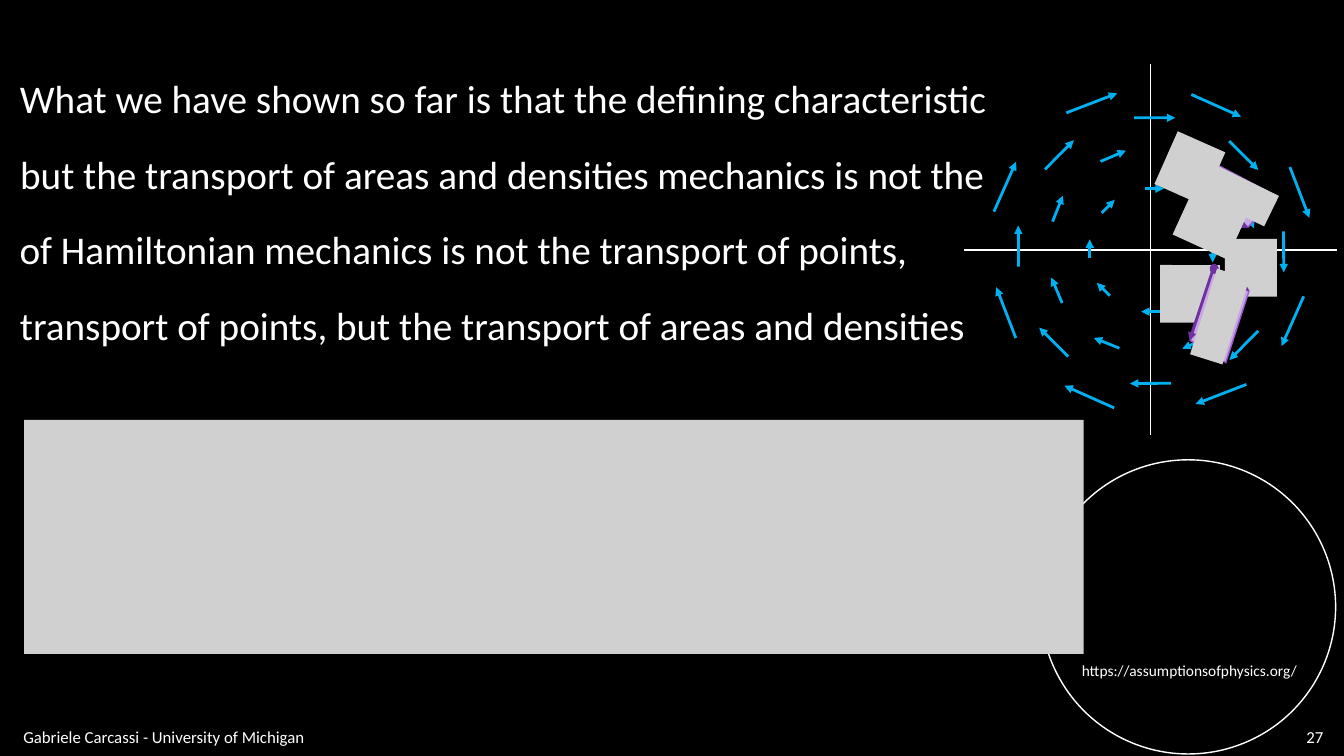
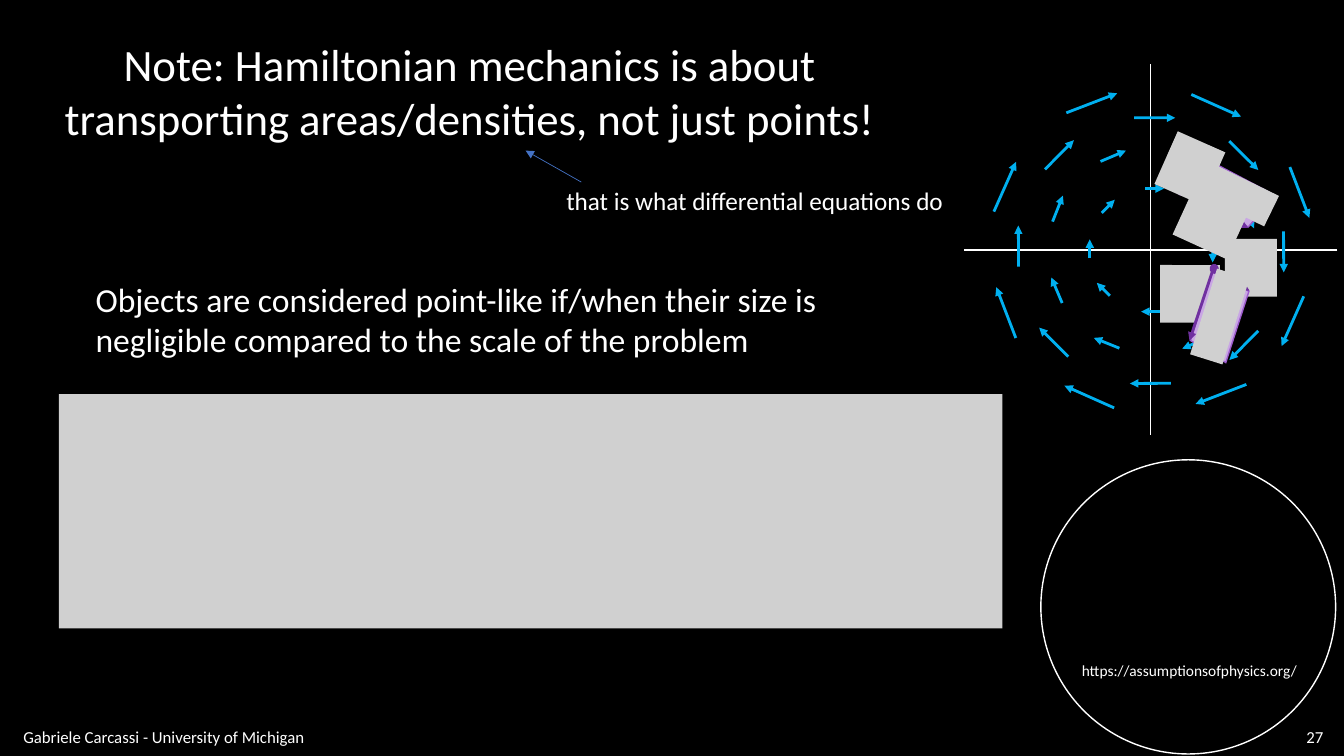
Before and after one commit to assumptionsofphysics/slides, a slide deck: slide 27 of BookCompanions-v2/RP-Class-3.pptx. Drawn at 1344x756 pixels with LibreOffice and Linux fonts; fonts in the diff are those of the drawing; grey boxes stand for pictures; background and template pictures are left out. Boxes give left, top, right and bottom in pixels: in the first picture for what was removed or moved away, otherwise in the second. Text is boxed around its words. In the diff, an @@ line names an element or a change of style, - is before the commit and + after.

```diff
--- a/BookCompanions-v2/RP-Class-3.pptx
+++ b/BookCompanions-v2/RP-Class-3.pptx
@@ text at (x1=65, y1=50, x2=874, y2=143): text changed; size 28 to 32 pt @@
-What we have shown so far is that the defining characteristic
+Note: Hamiltonian mechanics is about transporting areas/densities, not just points!
@@ text removed at (x1=20, y1=161, x2=984, y2=196) @@
-but the transport of areas and densities mechanics is not the
@@ arrow added from (582, 182) to (525, 150), #4472C4 0.5 pt @@
@@ text added at (x1=566, y1=192, x2=942, y2=214), 18 pt, text #FFFFFF @@
+that is what differential equations do
@@ text removed at (x1=20, y1=236, x2=907, y2=271) @@
-of Hamiltonian mechanics is not the transport of points,
@@ text added at (x1=96, y1=288, x2=816, y2=358), 24 pt, text #FFFFFF @@
+Objects are considered point-like if/when their size is negligible compared to the scale of the problem
@@ text removed at (x1=20, y1=312, x2=965, y2=347) @@
-transport of points, but the transport of areas and densities
@@ picture resized from (x1=24, y1=420, x2=1084, y2=654) to (x1=58, y1=394, x2=1002, y2=628) @@
```
Also in this commit, not shown: 7 other slides changed.
